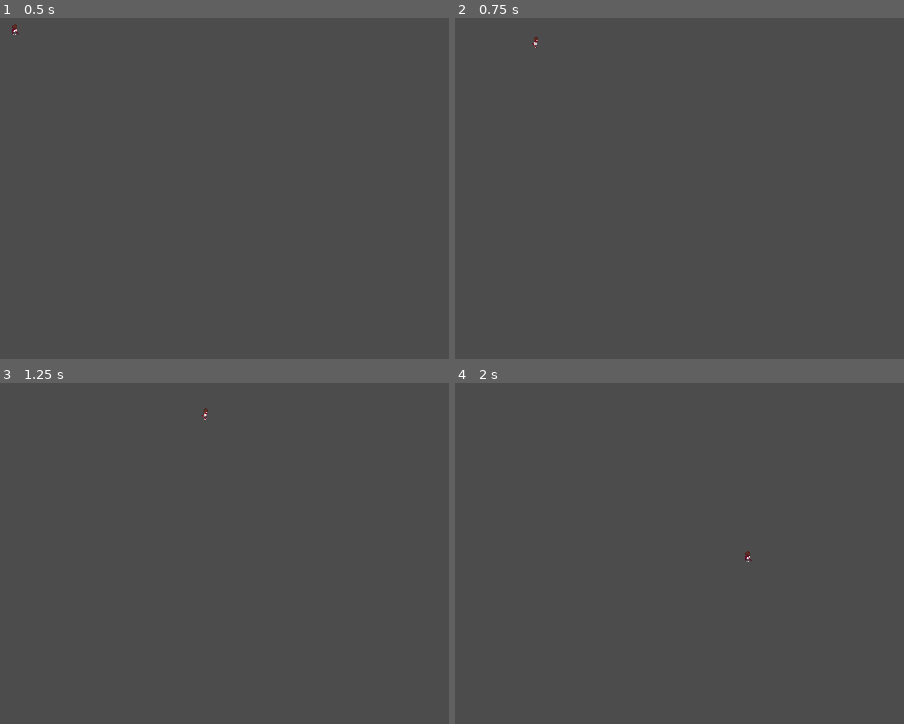
Above: before the commit, frames 1-4 (two rows, left to right).
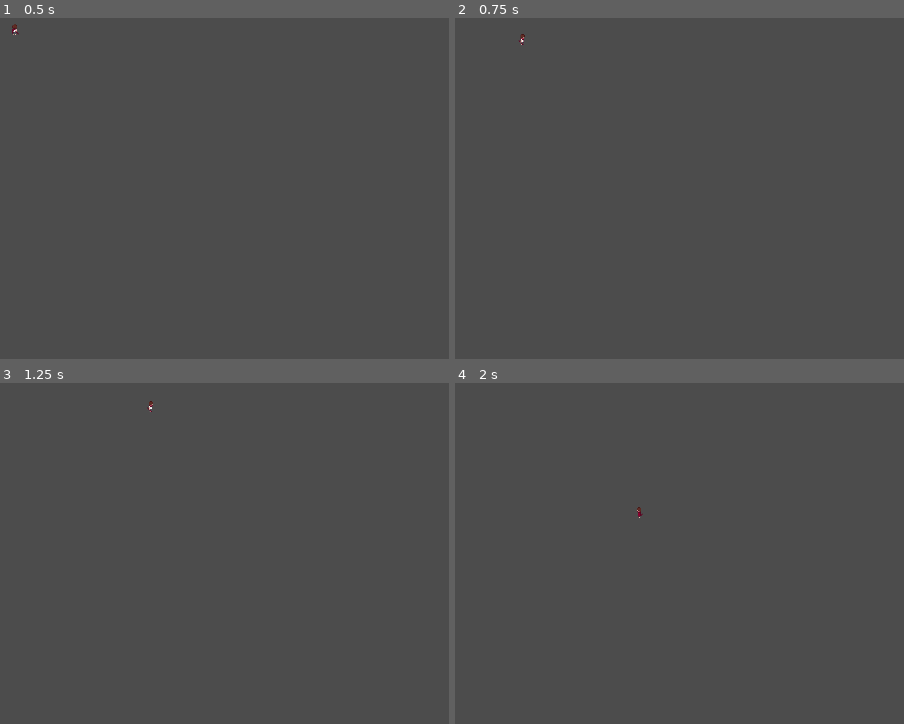
Above: after the commit, the same moments.

Repository: LadyVolk/The-Modern-Triad
Game: Godot game, scene res://Level.tscn
Same seed, same stepped clock (60 frames per second), same inputs: the game is played once before the commit and once after it.
Inputs (mouse positions are in pixels of both pictures, inside the frame that each line leads up to):
- Up to frame 1 (0.5 s): no input
- Up to frame 2 (0.75 s): tap Enter at 0.5 s; move the mouse to (845, 116) at 0.52 s; hold D (player_right) from 0.53 s (still down); hold Space (player_dash) from 0.53 s (still down)
- Up to frame 3 (1.25 s): keep holding D (player_right); keep holding Space (player_dash)
- Up to frame 4 (2 s): move the mouse to (508, 526) at 1.27 s; release D (player_right) at 1.28 s; release Space (player_dash) at 1.28 s; hold S (player_down) from 1.28 s (still down); tap Space (player_dash) at 1.35 s

Frame 1 is identical in both runs. In frame 2, less than 0.1% of the frame differs, in the area x 14-19%, y 4-9%; in frame 3, less than 0.1%; in frame 4, less than 0.1%, in the area x 40-67%, y 36-53%.

Commit message:
balanced player movement
v sync was not working well on mine g sync monitor

Diff:
--- a/game/Player.gd
+++ b/game/Player.gd
@@ -4,7 +4,7 @@
 
 export var dash_strength = 18000
 
-export var max_speed = 600
+export var max_speed = 400
 
 var dash_movement = Vector2()
 
@@ -49,7 +49,8 @@
 
 	update_player_sprite()
 
-
+#	position.x = round(position.x)
+#	position.y = round(position.y)
 
 func _input(event):
 	if event.is_action_pressed("player_dash"):
--- a/game/Player.tscn
+++ b/game/Player.tscn
@@ -8,7 +8,7 @@
 
 [node name="Player" type="KinematicBody2D"]
 script = ExtResource( 2 )
-speed = 3000
+speed = 4000
 
 [node name="TextureRect" type="TextureRect" parent="."]
 margin_left = 1.0
--- a/game/project.godot
+++ b/game/project.godot
@@ -24,6 +24,7 @@
 window/size/width=1920
 window/size/height=1080
 window/size/fullscreen=true
+window/vsync/use_vsync=false
 window/stretch/mode="2d"
 window/stretch/aspect="keep"
 
